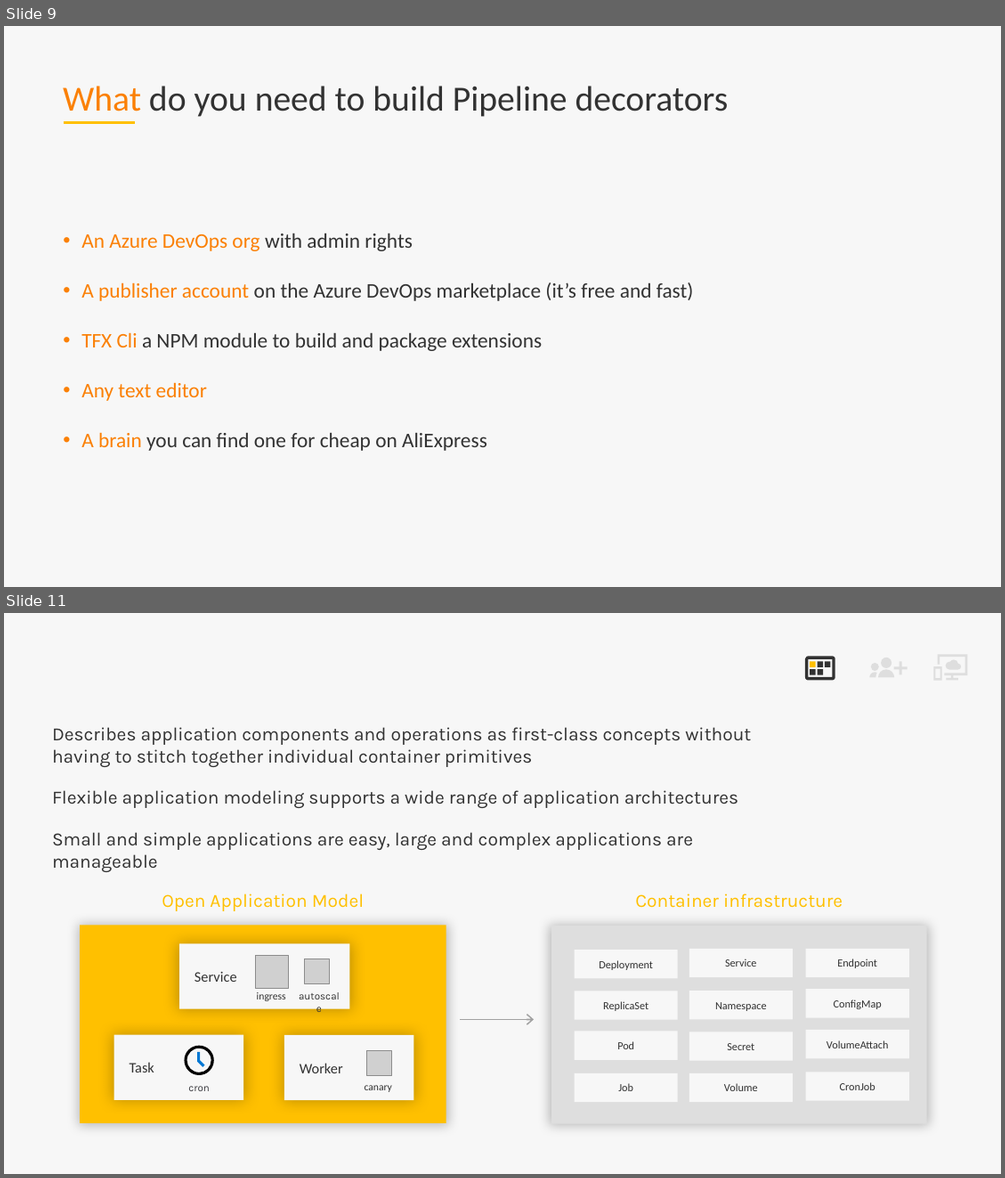
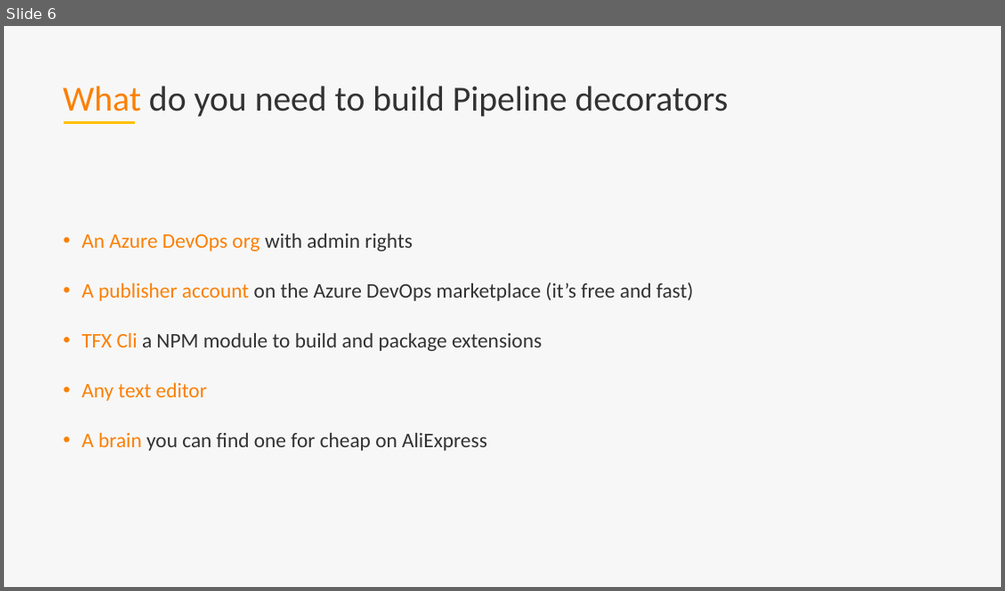
Before and after one commit to lgmorand/azure-devops-pipeline-decorators, a slide deck: presentation/Azure DevOps - pipeline decorators.pptx. Shown one above the other, each under a label of ours: slides 9 and 11 before the commit, slide 6 after it; the slides between them are not shown. The pictures are 1005x1178 and 1005x591 pixels, drawn with LibreOffice and Linux fonts; fonts in the diff are those of the drawing; grey boxes stand for pictures; background and template pictures are left out. Boxes give left, top, right and bottom in pixels: in the first picture for what was removed or moved away, otherwise in the second. Text is boxed around its words. In the diff, an @@ line names an element or a change of style, - is before the commit and + after.

```diff
--- a/presentation/Azure DevOps - pipeline decorators.pptx
+++ b/presentation/Azure DevOps - pipeline decorators.pptx
@@ slide 11 removed at bbox=[4, 613, 1001, 1174], background #F7F7F7 @@
@@ group removed at bbox=[869, 657, 907, 677]: 5 freeform shapes @@
@@ freeform shape removed at bbox=[938, 654, 967, 680] @@
@@ freeform shape removed at bbox=[946, 659, 961, 669] @@
@@ group removed at bbox=[805, 657, 834, 681]: 6 rectangles, 1 freeform shape @@
@@ freeform shape removed at bbox=[933, 666, 942, 681] @@
@@ text removed at bbox=[52, 727, 751, 850] @@
-Describes application components and operations as first-class concepts without having to stitch together individual container primitives
-Flexible application modeling supports a wide range of application architectures
-Small and simple applications are easy, large and complex applications are manageable
@@ text removed at bbox=[162, 893, 364, 911] @@
-Open Application Model
@@ text removed at bbox=[635, 893, 842, 908] @@
-Container infrastructure
@@ arrow removed from (460, 1019) to (534, 1019) @@
@@ group removed at bbox=[551, 925, 927, 1124]: 13 rectangles @@
-Service
-Job
-Namespace
-Secret
-Volume
-Endpoint
-ConfigMap
-VolumeAttach
-CronJob
-Deployment
-ReplicaSet
-Pod
@@ group removed at bbox=[80, 925, 446, 1123]: 4 rectangles, 4 texts, 3 pictures, 2 freeform shapes @@
-Service
-Task
-Worker
-cron
-autoscale
-ingress
-canary
@@ what was slide 9 is now slide 6 @@
```
Also in this commit, not shown: 3 slides changed, 13 slides added, 5 other slides removed.
